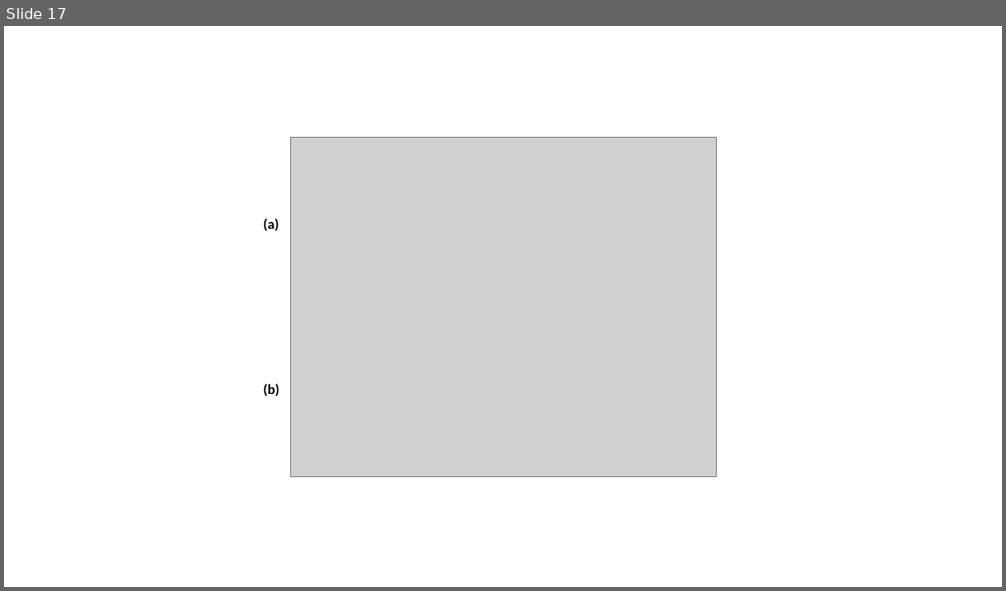
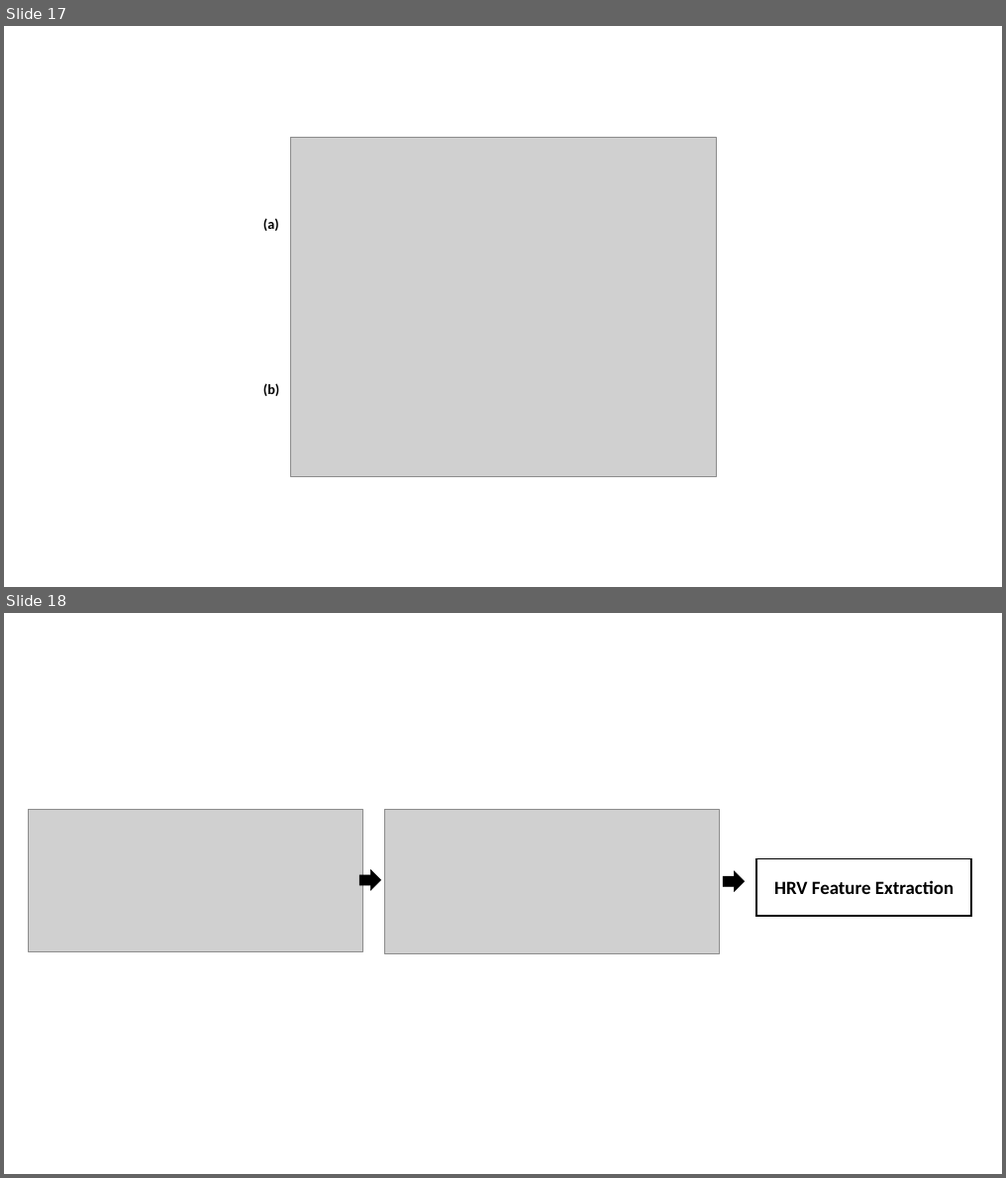
Before and after one commit to sugyeong-yu/RPPG-HRV_analysis, a slide deck: 결과분석.pptx. Shown one above the other, each under a label of ours: slide 17 before the commit, slides 17 and 18 after it. The pictures are 1006x591 and 1006x1178 pixels, drawn with LibreOffice and Linux fonts; fonts in the diff are those of the drawing; grey boxes stand for pictures. Boxes give left, top, right and bottom in pixels: in the first picture for what was removed or moved away, otherwise in the second. Text is boxed around its words. In the diff, an @@ line names an element or a change of style, - is before the commit and + after.

```diff
--- a/결과분석.pptx
+++ b/결과분석.pptx
@@ slide 18 added at box(4, 613, 1002, 1174), background #FFFFFF @@
@@ group added at box(28, 809, 744, 955): 2 pictures, 2 right arrows @@
@@ rectangle added at box(756, 859, 972, 916), outline #000000 3 pt, 32 pt, text #000000, bold @@
+HRV Feature Extraction
```
Also in this commit, not shown: 4 other files.
